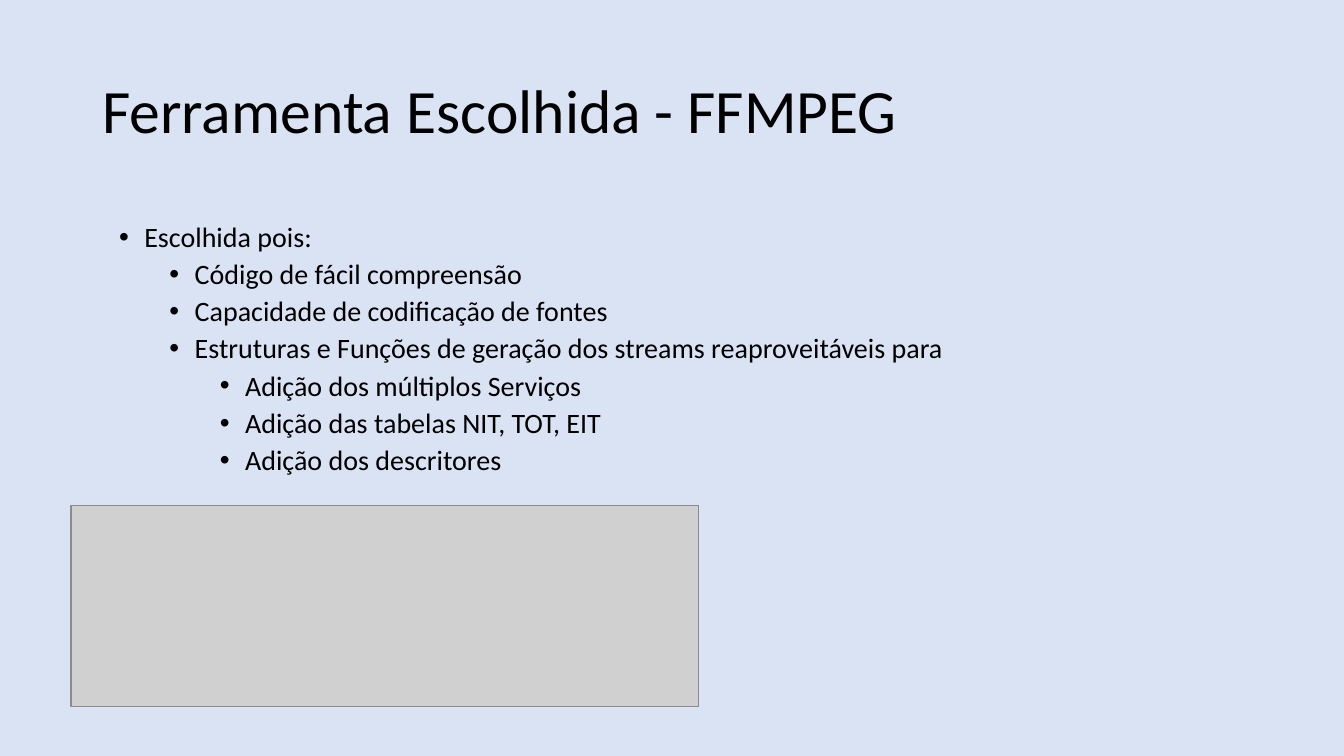
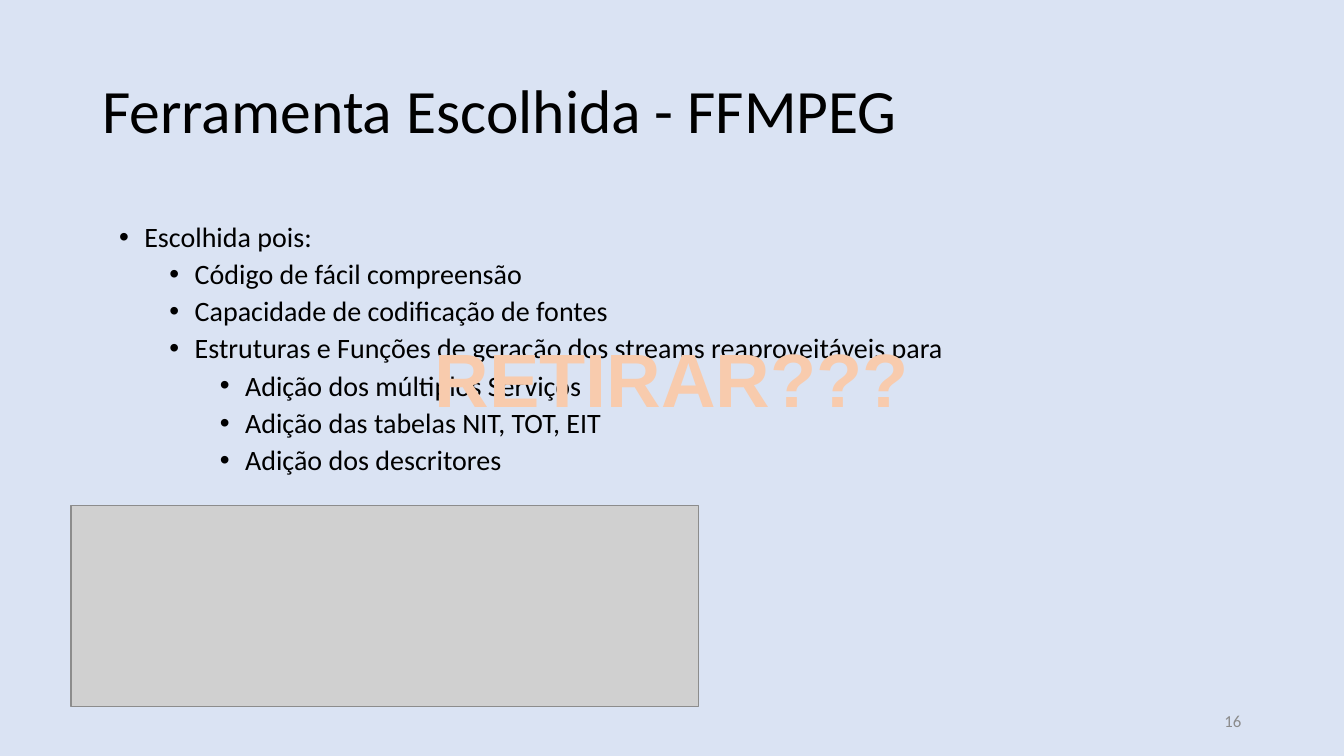
Before and after one commit to nasall2/TCC, a slide deck: slide 16 of relatorio/abntex2-modelos-1.9.2/figuras/apresentacao.pptx (slide 18 before the commit). Drawn at 1344x756 pixels with LibreOffice and Linux fonts; fonts in the diff are those of the drawing; grey boxes stand for pictures. Boxes give left, top, right and bottom in pixels: in the first picture for what was removed or moved away, otherwise in the second. Text is boxed around its words. In the diff, an @@ line names an element or a change of style, - is before the commit and + after.

```diff
--- a/relatorio/abntex2-modelos-1.9.2/figuras/apresentacao.pptx
+++ b/relatorio/abntex2-modelos-1.9.2/figuras/apresentacao.pptx
@@ text added at (x1=435, y1=347, x2=909, y2=421), 54 pt, text #F8CBAD, bold @@
+RETIRAR???
@@ page number added at (x1=1224, y1=716, x2=1241, y2=727), 12 pt, text #8C8C8C @@
+16
```
Also in this commit, not shown: 18 other slides changed, 4 slides added, 3 slides removed.
